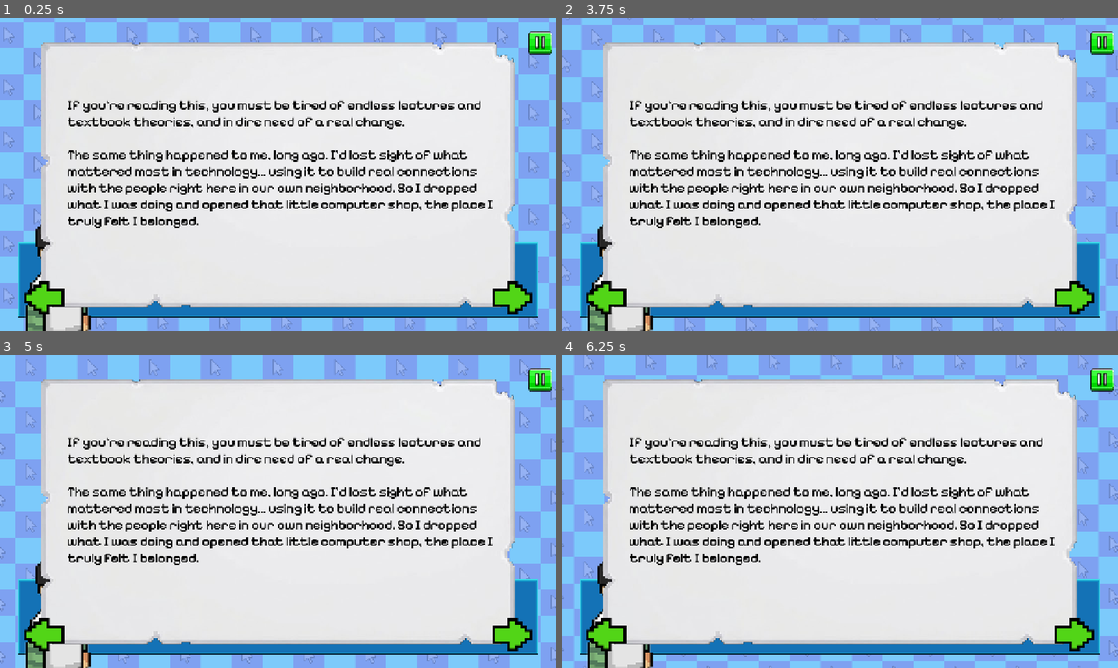
Above: before the commit, frames 1-4 (two rows, left to right).
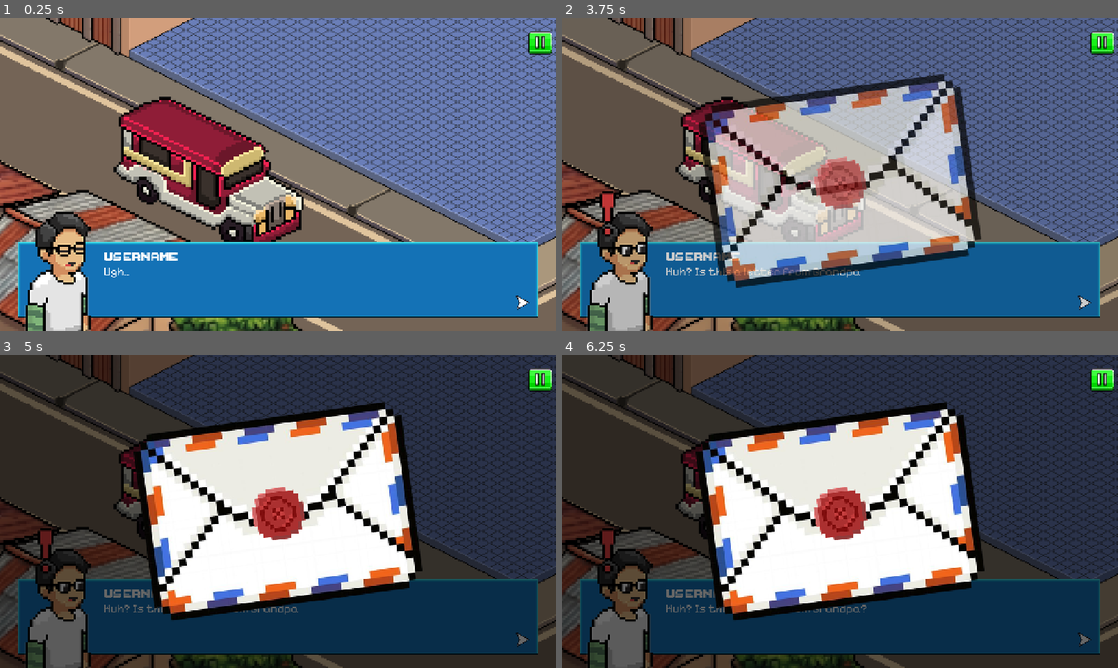
Above: after the commit, the same moments.

Repository: vinnyy-ph/gvd-project-overclocked
Game: Godot game, scene res://NewGameStoryFlow.tscn
The game is run twice, just before and just after one commit, with the same random seed, the same clock (stepped at 60 frames per second) and the same inputs. This scene is started directly instead of the project's main scene. Sound files missing from this copy of the repository are replaced by a short silence.
Inputs (mouse positions are in pixels of both pictures, inside the frame that each line leads up to):
- Up to frame 1 (0.25 s): no input
- Up to frame 2 (3.75 s): click "USERNAME" at 0.5 s; click (1073, 296) at 1.27 s; click (1073, 296) at 2.02 s; click "USERNAME" (after the commit: "NOTIFICATION:") at 2.75 s; tap Enter at 3.5 s; move the mouse to (962, 158) at 3.52 s; hold Right (ui_right) from 3.53 s (still down); click (962, 158) at 3.67 s
- Up to frame 3 (5 s): release Right (ui_right) at 4.25 s; drag from (166, 527) to (250, 574) at 4.27 s
- Up to frame 4 (6.25 s): move the mouse to (895, 442) at 5.02 s; hold Right (ui_right) 5.03-5.75 s; click (895, 442) at 5.17 s; drag from (812, 574) to (673, 464) at 5.77 s

The runs differ from the first frame. In frame 1, 93% of the frame differs, in the area x 0-100%, y 0-100%; in frame 2, 98%; in frame 3, 83%; in frame 4, 83%.

Commit message:
Add letter UI and final story assets
Update NewGameStoryFlow scene and script to add the end-story visuals and an in-game letter UI. Adds new assets (lastscene.png, redejep.png, updated start.png) and their import metadata, updates the scene to include a lastbg, Jeepney sprite and path, a Dimmer overlay, and a Start button inside the Letter node. Adjusts Curve2D baked points and reorders the shader material resource. new_game_story_flow.gd: wire up letter, next/prev/start buttons and dimmer, add letter_pages array and navigation (_on_next_letter, _on_prev_letter), show/hide letter flow after the seal animation, and stub _start_game to transition to gameplay. Minor input/swipe and UI state guards added to prevent progression during interactions.

Diff:
--- a/NewGameStoryFlow.tscn
+++ b/NewGameStoryFlow.tscn
@@ -5,6 +5,7 @@
 [ext_resource type="Texture2D" uid="uid://0er6vei2ej1g" path="res://assets/story/guide.png" id="2_q0hsn"]
 [ext_resource type="FontFile" uid="uid://togge04gtbi6" path="res://assets/fonts/PixelifySans-Medium.ttf" id="3_jsuex"]
 [ext_resource type="Texture2D" uid="uid://cv73218rc4ti5" path="res://assets/story/1.png" id="3_rlnru"]
+[ext_resource type="Texture2D" uid="uid://dl03ejdjuwd13" path="res://assets/story/redejep.png" id="3_v5kxf"]
 [ext_resource type="FontFile" uid="uid://ysv7bka211fd" path="res://assets/fonts/ThaleahFat.ttf" id="4_hep52"]
 [ext_resource type="Script" uid="uid://dwnkveuq501np" path="res://story_text_animator.gd" id="4_l1gxy"]
 [ext_resource type="Shader" uid="uid://bvlnophccpwe4" path="res://ui/main_menu_v2/MainMenuV2.gdshader" id="8_nhp0g"]
@@ -16,17 +17,19 @@
 [ext_resource type="Texture2D" uid="uid://nedw12jrt4wo" path="res://assets/story/letter1.png" id="14_s7eog"]
 [ext_resource type="Texture2D" uid="uid://dgnv8mbbckpdg" path="res://assets/story/nextbutton.png" id="15_fjgv4"]
 [ext_resource type="Texture2D" uid="uid://ce6a6iexik2fv" path="res://assets/story/prevbutton.png" id="16_1yw1o"]
+[ext_resource type="Texture2D" uid="uid://cbu64qqs0biye" path="res://assets/story/start.png" id="16_r1wdc"]
+[ext_resource type="Texture2D" uid="uid://cdvr54ve260b4" path="res://assets/story/lastscene.png" id="18_2r4kn"]
+
+[sub_resource type="Curve2D" id="Curve2D_7o786"]
+_data = {
+"points": PackedVector2Array(0, 0, 0, 0, 3, 117, 0, 0, 0, 0, 670, 495)
+}
+point_count = 2
 
 [sub_resource type="ShaderMaterial" id="ShaderMaterial_ggivf"]
 shader = ExtResource("8_nhp0g")
 shader_parameter/scroll_speed = Vector2(0.05, -0.05)
 
-[sub_resource type="Curve2D" id="Curve2D_7o786"]
-_data = {
-"points": PackedVector2Array(0, 0, 0, 0, 3, 117, 0, 0, 0, 0, 780, 6)
-}
-point_count = 2
-
 [node name="Control" type="Control" unique_id=1414732613]
 layout_mode = 3
 anchors_preset = 15
@@ -35,6 +38,26 @@
 grow_horizontal = 2
 grow_vertical = 2
 script = ExtResource("1_56uh5")
+
+[node name="lastbg" type="TextureRect" parent="." unique_id=967556427]
+layout_mode = 1
+anchors_preset = 15
+anchor_right = 1.0
+anchor_bottom = 1.0
+grow_horizontal = 2
+grow_vertical = 2
+texture = ExtResource("18_2r4kn")
+
+[node name="Jeepney" type="TextureRect" parent="lastbg" unique_id=101294659]
+layout_mode = 0
+offset_left = 262.0
+offset_top = 182.0
+offset_right = 699.0
+offset_bottom = 527.0
+texture = ExtResource("3_v5kxf")
+
+[node name="JeepneyLinePath" type="Path2D" parent="lastbg" unique_id=1889577227]
+curve = SubResource("Curve2D_7o786")
 
 [node name="ParallaxCheckeredBG" type="TextureRect" parent="." unique_id=810010209]
 z_index = -1
@@ -107,7 +130,16 @@
 expand_mode = 1
 metadata/_edit_lock_ = true
 
+[node name="Dimmer" type="ColorRect" parent="." unique_id=392971275]
+visible = false
+layout_mode = 0
+anchor_right = 1.0
+anchor_bottom = 1.0
+mouse_filter = 2
+color = Color(0, 0, 0, 0.6)
+
 [node name="Seal" type="TextureRect" parent="." unique_id=1247249299]
+visible = false
 layout_mode = 1
 anchors_preset = 8
 anchor_left = 0.5
@@ -150,6 +182,7 @@
 curve = SubResource("Curve2D_7o786")
 
 [node name="Letter" type="TextureRect" parent="." unique_id=505781161]
+visible = false
 layout_mode = 1
 anchors_preset = 8
 anchor_left = 0.5
@@ -173,6 +206,16 @@
 icon = ExtResource("15_fjgv4")
 flat = true
 
+[node name="StartButton" type="Button" parent="Letter" unique_id=316098194]
+layout_mode = 0
+offset_left = 926.0
+offset_top = 574.5
+offset_right = 1284.0
+offset_bottom = 670.5
+scale = Vector2(0.79, 0.79)
+icon = ExtResource("16_r1wdc")
+flat = true
+
 [node name="PrevButton" type="Button" parent="Letter" unique_id=997483369]
 layout_mode = 0
 offset_left = -3.0
--- a/new_game_story_flow.gd
+++ b/new_game_story_flow.gd
@@ -11,6 +11,12 @@
 @onready var hand_guide: TextureRect = $Seal/LineGuide/HandGuide
 @onready var line_path: Path2D = $Seal/LineGuide/LinePath
 
+@onready var letter: TextureRect = $Letter
+@onready var next_button: Button = $Letter/NextButton
+@onready var prev_button: Button = $Letter/PrevButton
+@onready var start_button: Button = $Letter/StartButton
+@onready var dimmer: ColorRect = $Dimmer
+
 var story_steps = [
 	{
 		"text": "Ugh... College is so tiring...",
@@ -32,6 +38,12 @@
 		"texture": "res://assets/story/4.png",
 		"username": "USERNAME"
 	}
+]
+
+var letter_textures = [
+	"res://assets/story/letter1.png",
+	"res://assets/story/letter2.png",
+	"res://assets/story/letter3.png"
 ]
 
 var current_step = 0
@@ -40,21 +52,29 @@
 var is_swiping = false
 var swipe_start_pos = Vector2.ZERO
 var hand_tween: Tween
+var current_letter_page = 0
 
 func _ready() -> void:
 	blue_panel_btn.pressed.connect(_on_next_step)
 	seal_button.pressed.connect(_on_seal_pressed)
+	next_button.pressed.connect(_on_next_letter)
+	prev_button.pressed.connect(_on_prev_letter)
+	start_button.pressed.connect(_start_game)
 
 	# Initial state
 	seal.visible = false
 	seal.modulate.a = 0.0
 	line_guide.visible = false
 	line_guide.modulate.a = 0.0
+	letter.visible = false
+	letter.modulate.a = 0.0
+	dimmer.visible = false
+	dimmer.modulate.a = 0.0
 
 	_update_ui()
 
 func _on_next_step() -> void:
-	if is_swipe_phase: return # Block progression during swipe
+	if is_swipe_phase or letter.visible: return # Block progression during interaction
 
 	if current_step < story_steps.size() - 1:
 		current_step += 1
@@ -82,12 +102,14 @@
 		text_label.text = step.text
 
 func _show_seal() -> void:
+	dimmer.visible = true
 	seal.visible = true
 	seal.pivot_offset = seal.size / 2
 	seal.scale = Vector2(0.5, 0.5)
 	seal.position.y += 50
 
 	var tween = create_tween().set_parallel(true)
+	tween.tween_property(dimmer, "modulate:a", 1.0, 0.5)
 	tween.tween_property(seal, "modulate:a", 1.0, 0.5).set_trans(Tween.TRANS_CUBIC).set_ease(Tween.EASE_OUT)
 	tween.tween_property(seal, "scale", Vector2(1.0, 1.0), 0.5).set_trans(Tween.TRANS_BACK).set_ease(Tween.EASE_OUT)
 	tween.tween_property(seal, "position:y", seal.position.y - 50, 0.5).set_trans(Tween.TRANS_CUBIC).set_ease(Tween.EASE_OUT)
@@ -123,7 +145,6 @@
 	if hand_tween: hand_tween.kill()
 
 	hand_tween = create_tween().set_loops()
-	# We'll animate a dummy property to use for sampling the path
 	hand_tween.tween_method(
 		func(t: float):
 			hand_guide.position = line_path.curve.sample_baked(t * line_path.curve.get_baked_length()),
@@ -142,14 +163,8 @@
 				is_swiping = false
 				_check_swipe(event.position)
 
-	elif event is InputEventMouseMotion and is_swiping:
-		# Optional: add visual feedback during swipe
-		pass
-
 func _check_swipe(end_pos: Vector2) -> void:
 	var swipe_vec = end_pos - swipe_start_pos
-	# Check if swipe is long enough and roughly in the right direction
-	# Assuming swipe is generally horizontal or following the path
 	if swipe_vec.length() > 100:
 		_complete_swipe()
 
@@ -159,9 +174,10 @@
 
 	var tween = create_tween().set_parallel(true)
 	tween.tween_property(line_guide, "modulate:a", 0.0, 0.3)
-	tween.chain().tween_callback(func(): line_guide.visible = false)
-
-	_hide_seal()
+	tween.chain().tween_callback(func():
+		line_guide.visible = false
+		_hide_seal()
+	)
 
 func _hide_seal() -> void:
 	var tween = create_tween().set_parallel(true)
@@ -169,5 +185,42 @@
 	tween.tween_property(seal, "scale", Vector2(1.2, 1.2), 0.3)
 	tween.chain().tween_callback(func():
 		seal.visible = false
-		print("Seal fully opened and removed")
+		_show_letter()
 	)
+
+func _show_letter() -> void:
+	letter.visible = true
+	letter.pivot_offset = letter.size / 2
+	letter.scale = Vector2(0.5, 0.5)
+	letter.modulate.a = 0.0
+
+	current_letter_page = 0
+	_update_letter_ui()
+
+	var tween = create_tween().set_parallel(true)
+	tween.tween_property(letter, "modulate:a", 1.0, 0.5).set_trans(Tween.TRANS_CUBIC).set_ease(Tween.EASE_OUT)
+	tween.tween_property(letter, "scale", Vector2(1.0, 1.0), 0.5).set_trans(Tween.TRANS_BACK).set_ease(Tween.EASE_OUT)
+
+func _update_letter_ui() -> void:
+	letter.texture = load(letter_textures[current_letter_page])
+
+	prev_button.visible = current_letter_page > 0
+
+	var is_last_page = current_letter_page == letter_textures.size() - 1
+	next_button.visible = !is_last_page
+	start_button.visible = is_last_page
+
+func _on_next_letter() -> void:
+	if current_letter_page < letter_textures.size() - 1:
+		current_letter_page += 1
+		_update_letter_ui()
+
+func _on_prev_letter() -> void:
+	if current_letter_page > 0:
+		current_letter_page -= 1
+		_update_letter_ui()
+
+func _start_game() -> void:
+	print("START GAME TRIGGERED")
+	# Logic to switch to the actual game scene
+	# get_tree().change_scene_to_file("res://main_game.tscn")
Binary file added: assets/story/lastscene.png
Not shown, added: assets/story/lastscene.png.import
Binary file added: assets/story/redejep.png
Not shown, added: assets/story/redejep.png.import
Binary file changed: assets/story/start.png
Not shown, added: assets/story/start.png.import
